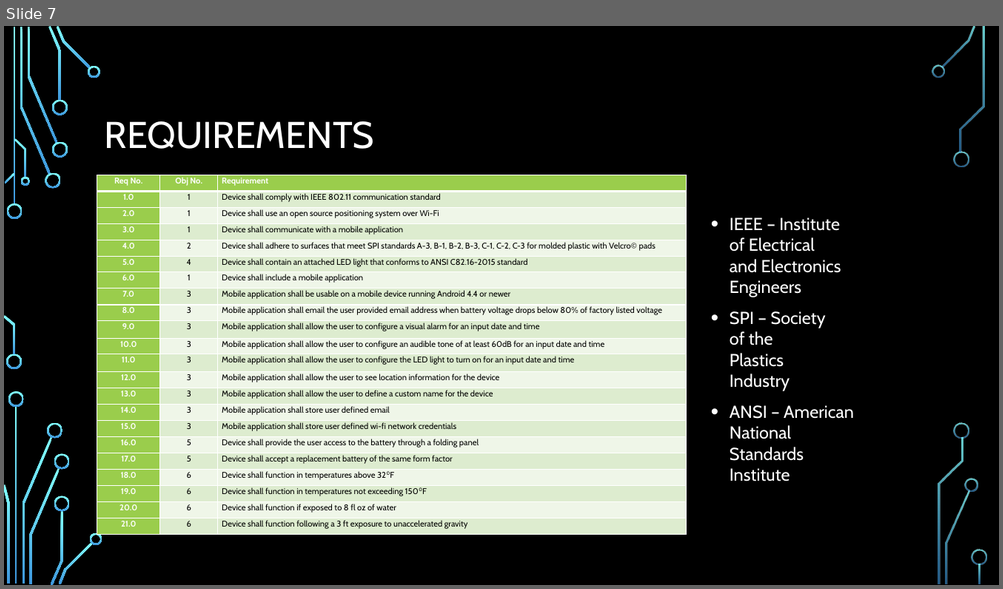
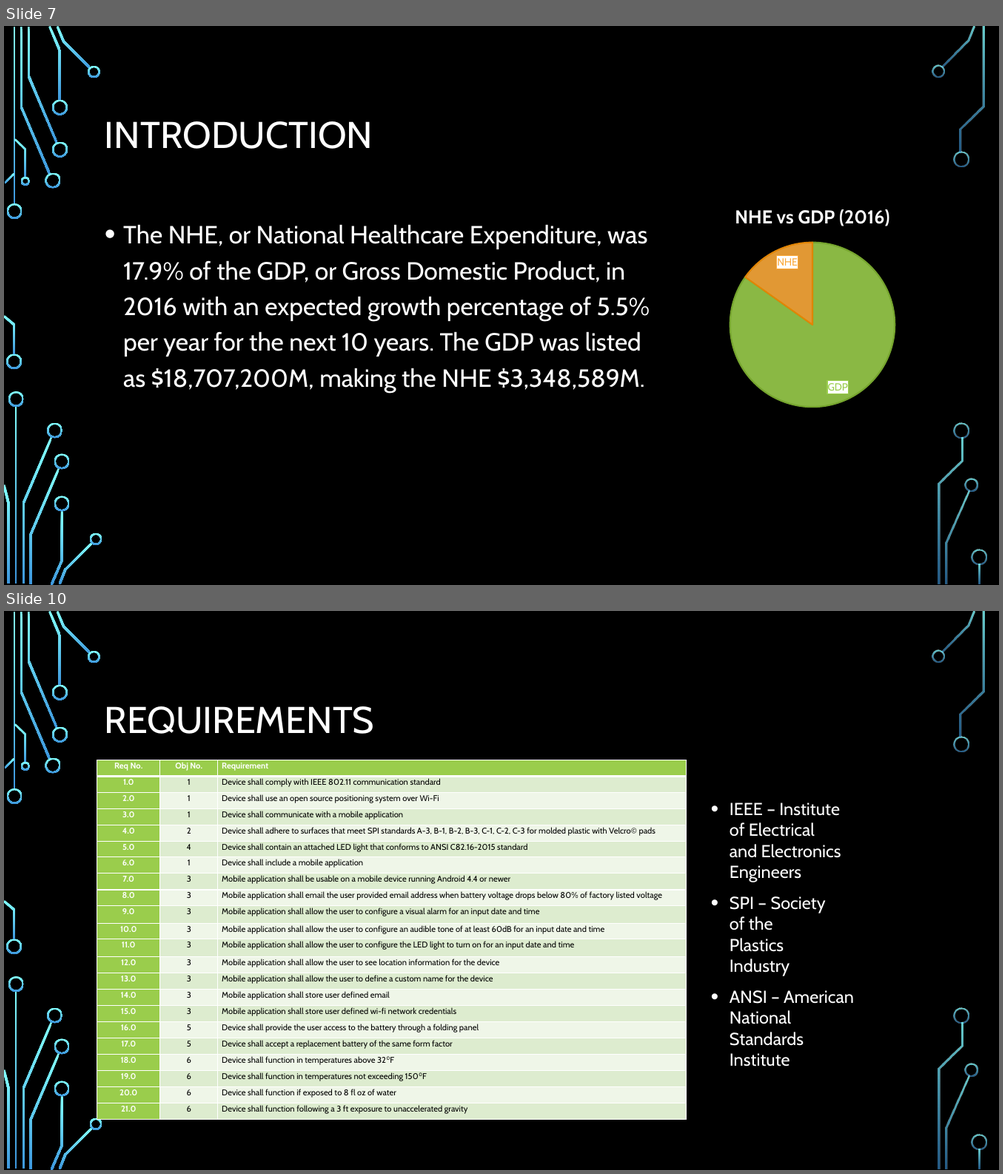
Before and after one commit to dontaylor6000/Group27_Tracker, a slide deck: Documentation/PDR.pptx. Shown one above the other, each under a label of ours: slide 7 before the commit, slides 7 and 10 after it; the slides between them are not shown. The pictures are 1003x589 and 1003x1174 pixels, drawn with LibreOffice and Linux fonts; fonts in the diff are those of the drawing; background and template pictures are left out. Boxes give left, top, right and bottom in pixels: in the first picture for what was removed or moved away, otherwise in the second. Text is boxed around its words. In the diff, an @@ line names an element or a change of style, - is before the commit and + after.

```diff
--- a/Documentation/PDR.pptx
+++ b/Documentation/PDR.pptx
@@ slide 7 added at (x1=4, y1=26, x2=999, y2=585), background picture (left out); not listed: 36 template elements that a slide beside it also shows @@
@@ title added at (x1=105, y1=121, x2=373, y2=149), 36 pt, text #FFFFFF @@
+INTRODUCTION
@@ pie chart added at (x1=626, y1=194, x2=999, y2=417) @@
+title "NHE vs GDP (2016) "
+categories: GDP, NHE
+Series 1: 85, 15
@@ text added at (x1=123, y1=224, x2=649, y2=393), 24 pt, text #FFFFFF @@
+• The NHE, or National Healthcare Expenditure, was 17.9% of the GDP, or Gross Domestic Product, in 2016 with an expected growth percentage of 5.5% per year for the next 10 years. The GDP was listed as $18,707,200M, making the NHE $3,348,589M.
@@ what was slide 7 is now slide 10 @@
```
Also in this commit, not shown: 2 slides changed, 4 other slides added, 2 slides removed, 1 other file.
